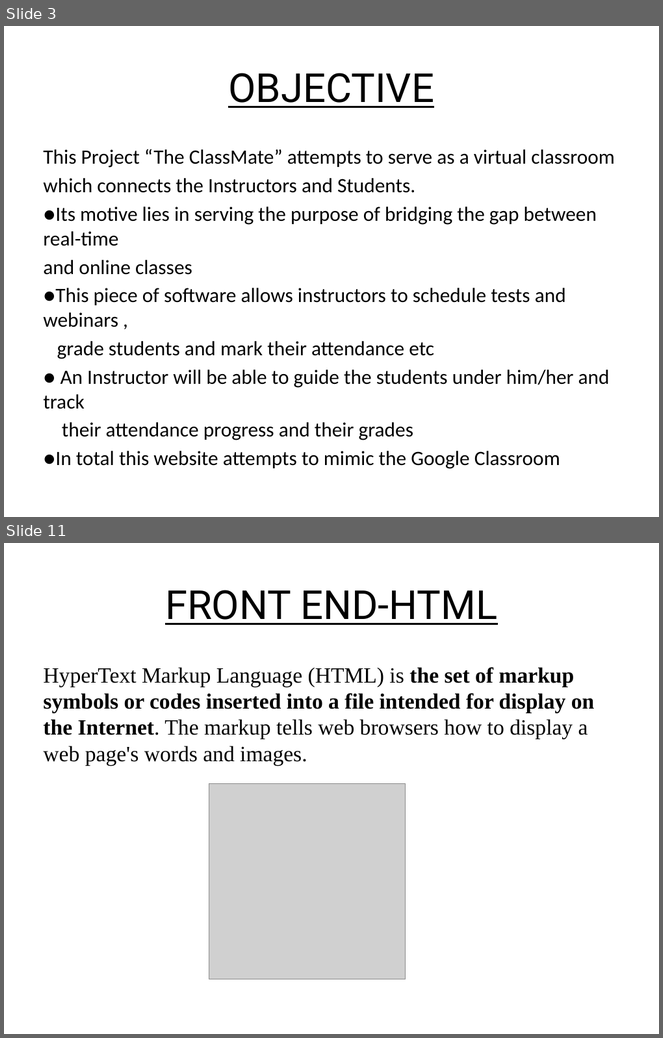
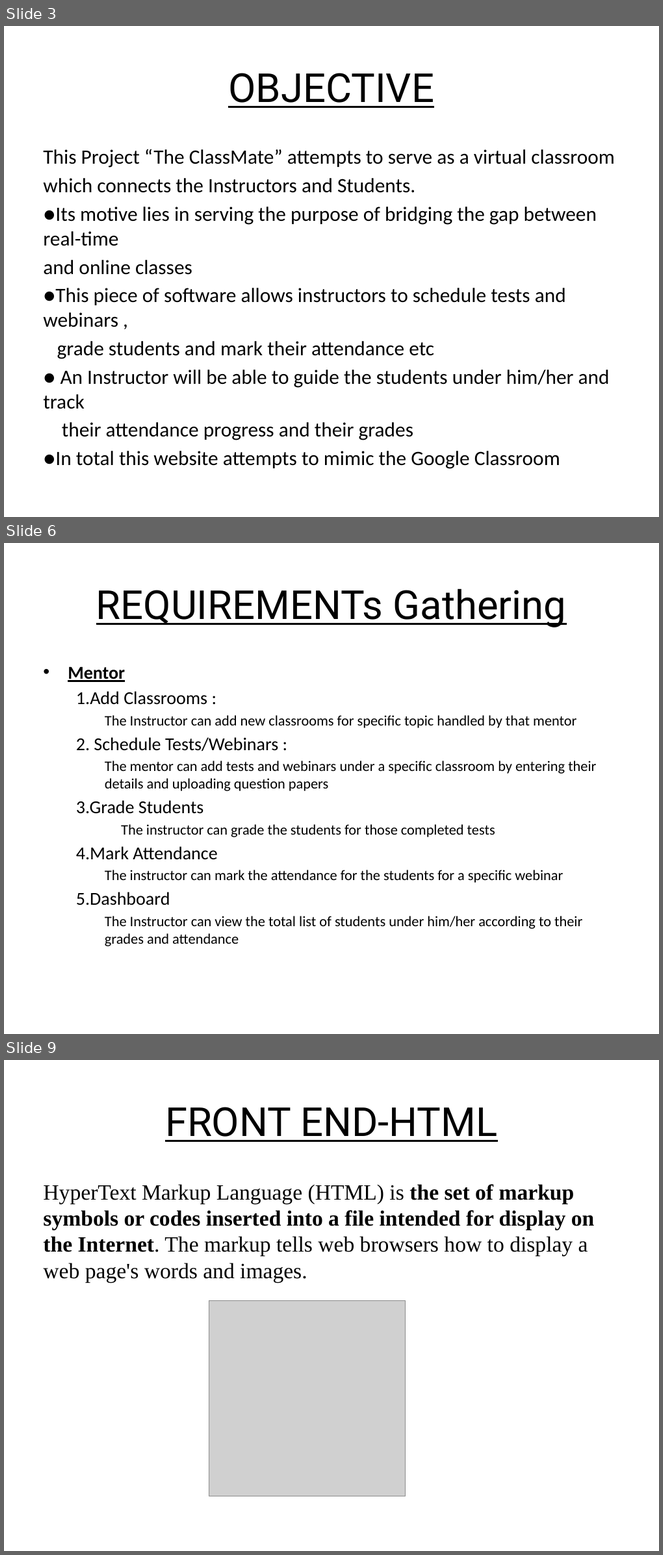
Before and after one commit to Srivathssan-Vijayakumar/SPD_Website, a slide deck: Mentor-Mentee-Portal/SPD Presentation/SPD Presentation.pptx. Shown one above the other, each under a label of ours: slides 3 and 11 before the commit, slides 3, 6 and 9 after it; the slides between them are not shown. The pictures are 663x1038 and 663x1555 pixels, drawn with LibreOffice and Linux fonts; fonts in the diff are those of the drawing; grey boxes stand for pictures. Boxes give left, top, right and bottom in pixels: in the first picture for what was removed or moved away, otherwise in the second. Text is boxed around its words. In the diff, an @@ line names an element or a change of style, - is before the commit and + after.

```diff
--- a/Mentor-Mentee-Portal/SPD Presentation/SPD Presentation.pptx
+++ b/Mentor-Mentee-Portal/SPD Presentation/SPD Presentation.pptx
@@ slide 6 added at bbox=[4, 543, 659, 1034], background #FFFFFF @@
@@ title added at bbox=[96, 589, 566, 627], 44 pt, text #000000, underline @@
+REQUIREMENTs Gathering
@@ text added at bbox=[68, 667, 596, 947], 16 pt, text #000000 @@
+• Mentor
+  1.Add Classrooms :
+    The Instructor can add new classrooms for specific topic handled by that mentor
+  2. Schedule Tests/Webinars :
+    The mentor can add tests and webinars under a specific classroom by entering their details and uploading question papers
+  3.Grade Students
+    The instructor can grade the students for those completed tests
+  4.Mark Attendance
+    The instructor can mark the attendance for the students for a specific webinar
+  5.Dashboard
+    The Instructor can view the total list of students under him/her according to their grades and attendance
@@ what was slide 11 is now slide 9 @@
```
Also in this commit, not shown: 5 slides changed, 29 other slides added, 3 slides removed, 1 other file.
